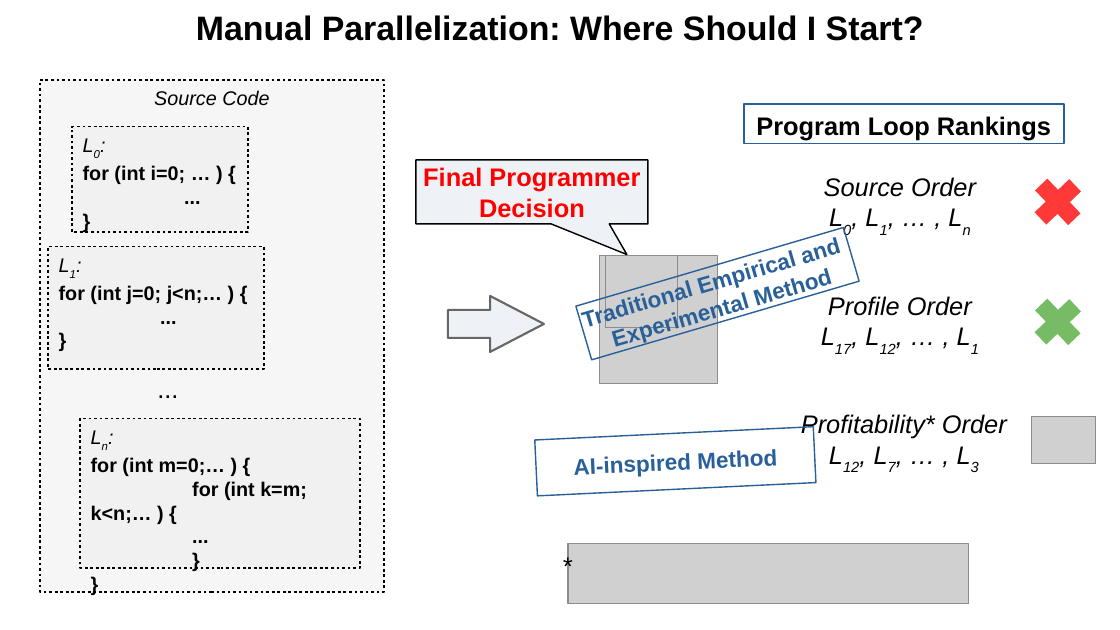
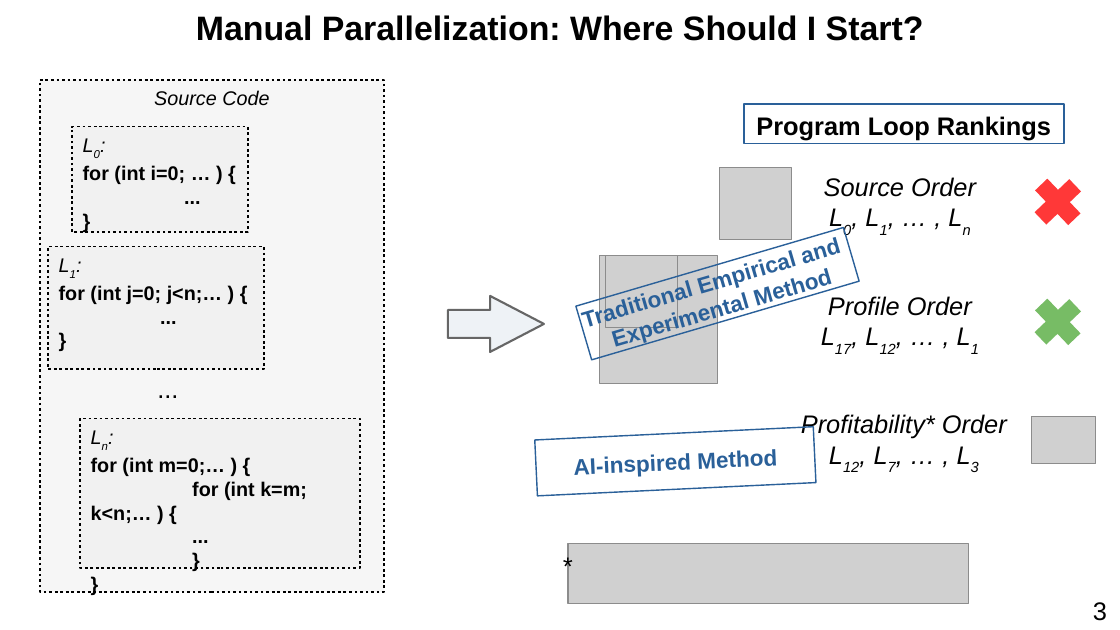
Before and after one commit to harel-coffee/PParMetrics-auto, a slide deck: slide 15 of doc/AI_SEPS_2019_talk/presentation.odp. Drawn at 1120x630 pixels with LibreOffice and Linux fonts; fonts in the diff are those of the drawing; grey boxes stand for pictures. Boxes give left, top, right and bottom in pixels: in the first picture for what was removed or moved away, otherwise in the second. Text is boxed around its words. In the diff, an @@ line names an element or a change of style, - is before the commit and + after.

```diff
--- a/doc/AI_SEPS_2019_talk/presentation.odp
+++ b/doc/AI_SEPS_2019_talk/presentation.odp
@@ speech box removed at (x1=416, y1=160, x2=647, y2=224) @@
-Final Programmer
-Decision
@@ picture added at (x1=721, y1=168, x2=793, y2=240) @@
@@ text added at (x1=1093, y1=602, x2=1107, y2=621), 18 pt, text #000000 @@
+3
```
Also in this commit, not shown: 38 other slides changed, 2 slides added, 2 slides removed, 2 other files.
